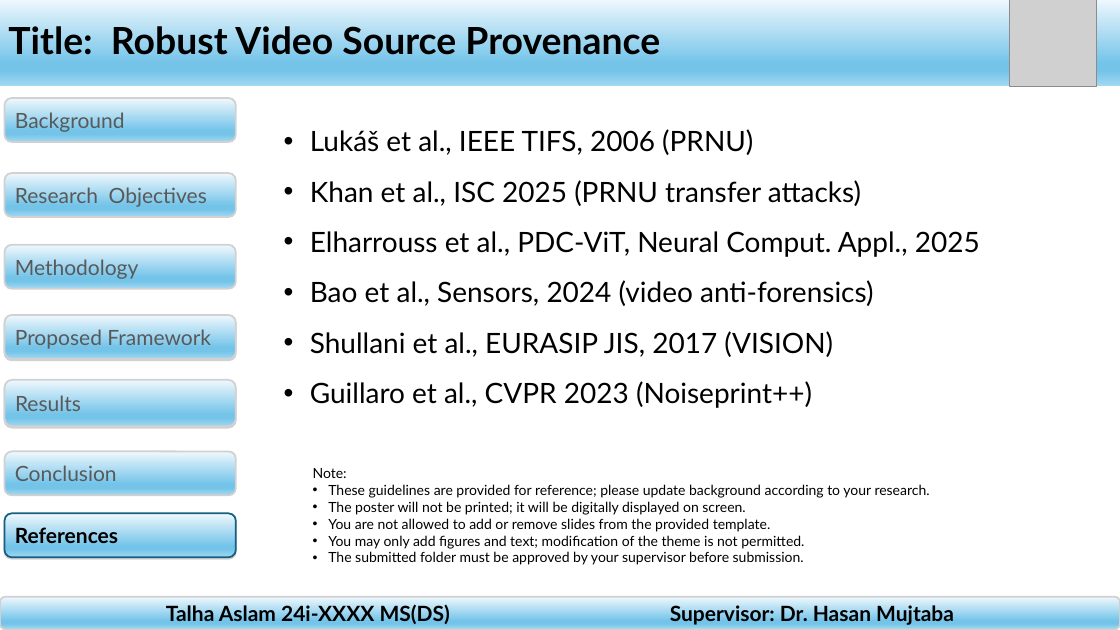
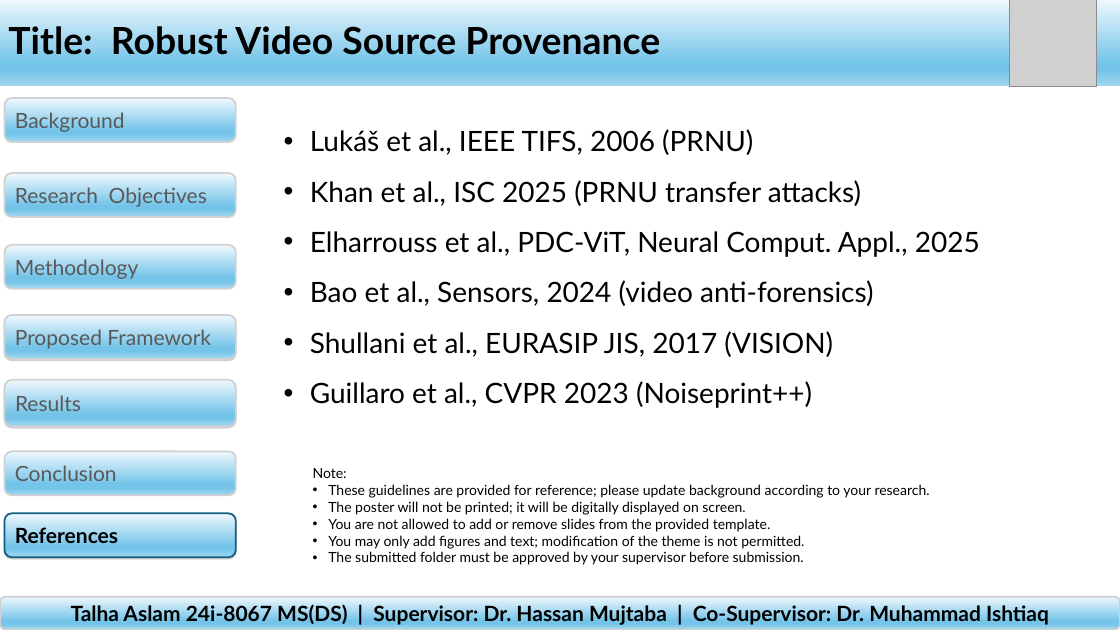
Before and after one commit to TalhaAslam44/PRNU-Research, a slide deck: slide 7 of report/mid_evaluation_poster.pptx. Drawn at 1120x630 pixels with LibreOffice and Linux fonts; fonts in the diff are those of the drawing; grey boxes stand for pictures. Boxes give left, top, right and bottom in pixels: in the first picture for what was removed or moved away, otherwise in the second. Text is boxed around its words. In the diff, an @@ line names an element or a change of style, - is before the commit and + after.

```diff
--- a/report/mid_evaluation_poster.pptx
+++ b/report/mid_evaluation_poster.pptx
@@ text in rounded rectangle at (x1=71, y1=603, x2=1049, y2=625): text changed @@
-Talha Aslam 24i-XXXX MS(DS) Supervisor: Dr. Hasan Mujtaba
+Talha Aslam 24i-8067 MS(DS) | Supervisor: Dr. Hassan Mujtaba | Co-Supervisor: Dr. Muhammad Ishtiaq
```
Also in this commit, not shown: 6 other slides changed, 1 other file.
